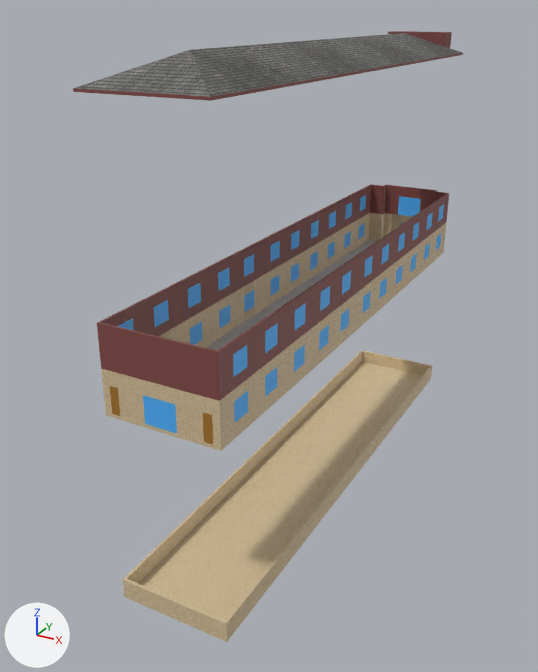
An edit to the glTF model src/assets/3d/solid/models/Pump_Station_2_expansion.glb, drawn before and after from the same camera.
The view is the same before and after, from a 50 mm lens placed at (37.3, -81.2, 31.5), pointed at (-4.3, -5.5, -6.3). The lights are fixed; the arrows at lower left show +X, +Y and +Z. The first picture is the older version. Where no turn or scale is listed for an object, it has been applied to the vertices. Vertices at exactly the same position are counted once.

Names of what the first picture shows: 'Basement1', 'Floor1', 'Roof'.
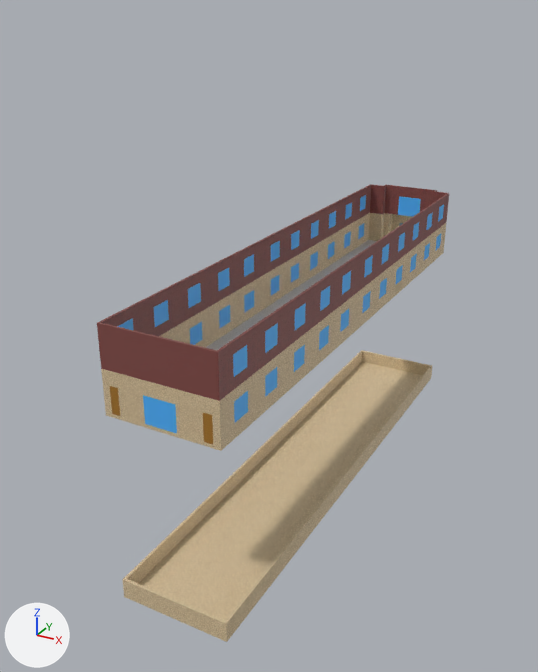
The newer file is also turned or shifted as a whole; pictures and numbers use the older file's frame.

Pixel boxes [x1, y1, x2, y2] of what changed, in the pictures (538 x 672 px):
```json
{"object": "Roof", "change": "deleted", "before": [73, 31, 463, 101], "faces in mat_roof (picture img_roof)": [75, 33, 462, 97], "faces in mat_wall2 (picture img_wall2)": [73, 31, 463, 101]}
{"part": 1, "of": "me_mesh_077", "change": "surface changed", "before": [160, 198, 421, 339], "after": [160, 198, 421, 339]}
```

Edits to the scene script, one JSON object a line:
```json
{"block": "me_mesh_077", "where": "me_mesh_077.from_pydata(...)  # 841 vertices, 2660 faces; spans x -6.5..6.5, y -33.9..34.8, z -4.2..5.4"}
{"block": "me_mesh_077", "where": "# used by ob_floor1; location = (0.0, 0.0, 0.0)"}
{"block": "me_mesh_077", "change": "me_mesh_077 part 1: 190 kept faces spanning x -6.5..6.5, y -31.6..33.6, z -3.8..5.4 get new texture (UV) coordinates"}
{"op": "remove", "block": "ob_roof", "code": ["ob_roof = bpy.data.objects.new('Roof', me_mesh_006)", "ob_roof.location = (0.0, 0.0, 20.0)"]}
```
